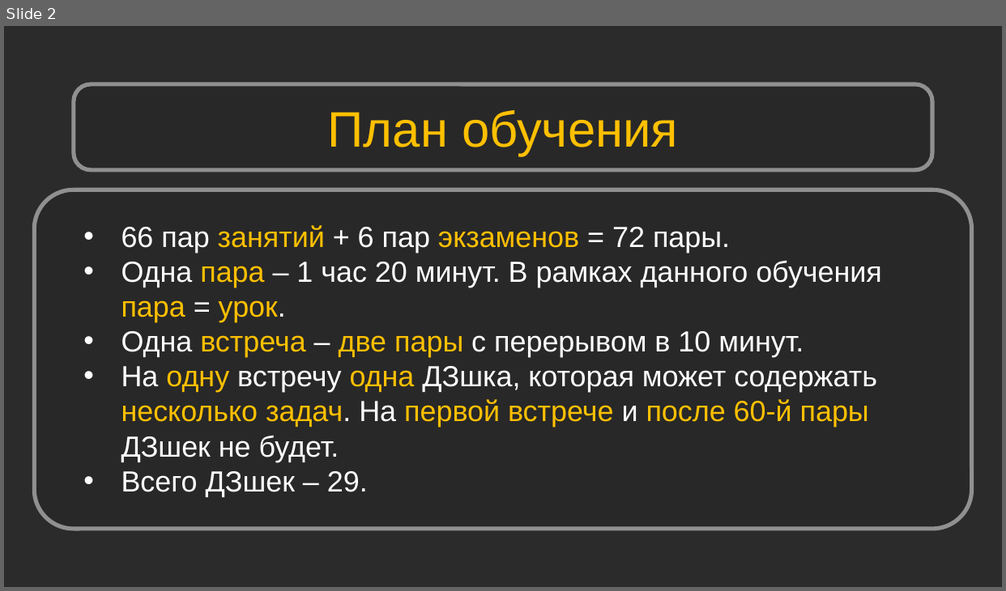
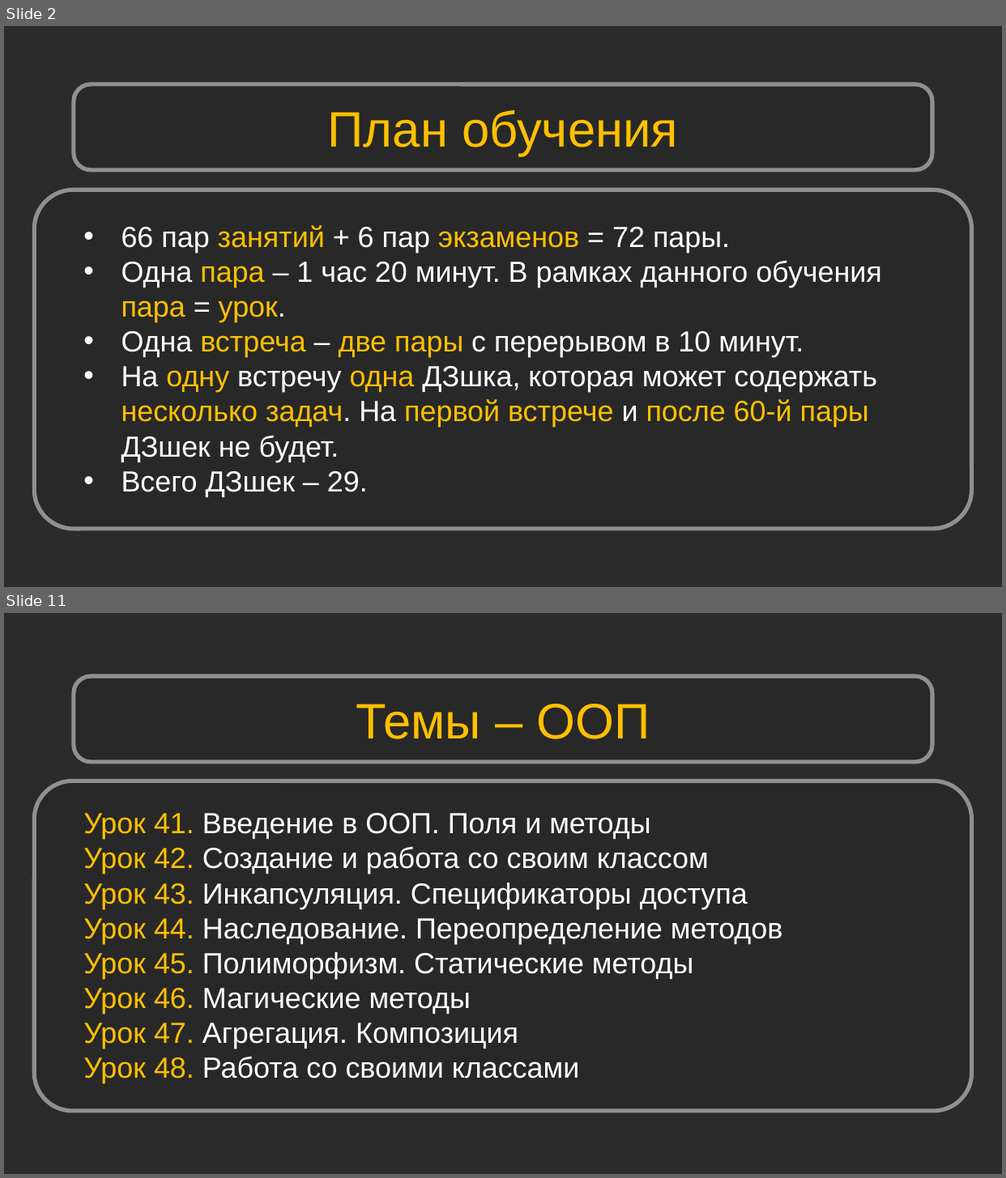
Before and after one commit to Shikonohito/Python_Bootcamp, a slide deck: Урок 01. Mystat. Microsoft Teams/Урок 1. Mystat. Microsoft Teams.pptx. Shown one above the other, each under a label of ours: slide 2 before the commit, slides 2 and 11 after it; the slides between them are not shown. The pictures are 1006x591 and 1006x1178 pixels, drawn with LibreOffice and Linux fonts; fonts in the diff are those of the drawing; background and template pictures are left out; a plain dark background stands for a picture behind light text. Boxes give left, top, right and bottom in pixels: in the first picture for what was removed or moved away, otherwise in the second. Text is boxed around its words. In the diff, an @@ line names an element or a change of style, - is before the commit and + after.

```diff
--- a/Урок 01. Mystat. Microsoft Teams/Урок 1. Mystat. Microsoft Teams.pptx
+++ b/Урок 01. Mystat. Microsoft Teams/Урок 1. Mystat. Microsoft Teams.pptx
@@ slide 11 added at [4, 613, 1002, 1174], background picture (left out) @@
@@ rounded rectangle added at [74, 676, 932, 762], fill #262626 at 50% opacity, outline #909090 4 pt @@
@@ text added at [356, 704, 650, 739], 48 pt, text #FFC000 @@
+Темы – ООП
@@ rounded rectangle added at [34, 781, 971, 1112], fill #262626 at 50% opacity, outline #909090 4 pt @@
@@ text added at [83, 813, 783, 1084], 28 pt, text #FFFFFF @@
+Урок 41. Введение в ООП. Поля и методы
+Урок 42. Создание и работа со своим классом
+Урок 43. Инкапсуляция. Спецификаторы доступа
+Урок 44. Наследование. Переопределение методов
+Урок 45. Полиморфизм. Статические методы
+Урок 46. Магические методы
+Урок 47. Агрегация. Композиция
+Урок 48. Работа со своими классами
```
Also in this commit, not shown: 3 slides changed, 20 other slides added, 2 slides removed, 20 other files.
